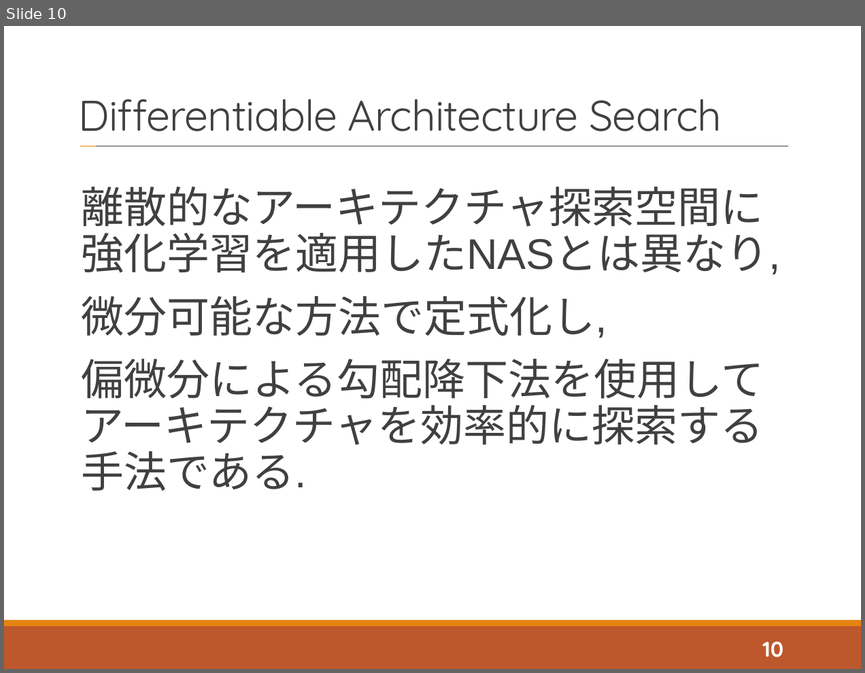
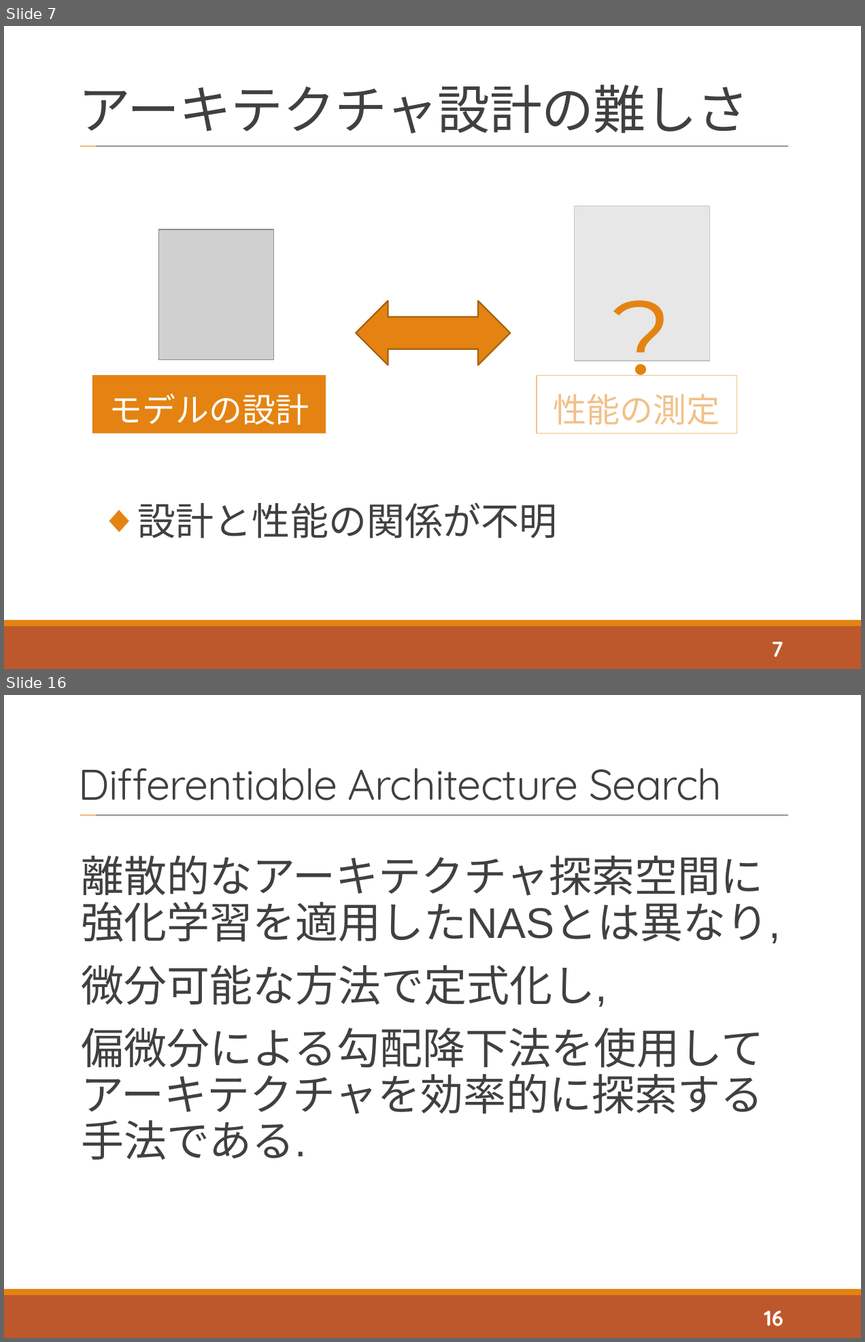
Before and after one commit to tatsuya-sugiyama/WeeklyReport, a slide deck: report/2020後期/2020_2nd_sugiyama.pptx. Shown one above the other, each under a label of ours: slide 10 before the commit, slides 7 and 16 after it; the slides between them are not shown. The pictures are 865x673 and 865x1342 pixels, drawn with LibreOffice and Linux fonts; fonts in the diff are those of the drawing; grey boxes stand for pictures. Boxes give left, top, right and bottom in pixels: in the first picture for what was removed or moved away, otherwise in the second. Text is boxed around its words. In the diff, an @@ line names an element or a change of style, - is before the commit and + after.

```diff
--- a/report/2020後期/2020_2nd_sugiyama.pptx
+++ b/report/2020後期/2020_2nd_sugiyama.pptx
@@ slide 7 added at (4, 26, 861, 669), background #FFFFFF; not listed: 4 template elements that a slide beside it also shows @@
@@ title added at (79, 84, 749, 133), 44 pt, text #404040 @@
+アーキテクチャ設計の難しさ
@@ rectangle added at (512, 184, 762, 444), fill #FFFFFF at 50% opacity @@
@@ picture added at (574, 206, 709, 361) @@
@@ picture added at (159, 229, 274, 359) @@
@@ text added at (593, 265, 692, 401), 88 pt, text #E48312 @@
+?
@@ left right arrow added at (356, 301, 509, 365), fill #E48312, outline #A9610D 1.25 pt @@
@@ rectangle added at (92, 375, 326, 433), fill #E48312, 28 pt, text #FFFFFF @@
+モデルの設計
@@ rectangle added at (536, 375, 736, 432), outline #E48312 0.75 pt, 28 pt, text #E48312 @@
+性能の測定
@@ text added at (138, 503, 557, 538), 32 pt, text #404040 @@
+  ◆ 設計と性能の関係が不明
@@ page number added at (771, 641, 783, 656), 18 pt, text #FFFFFF, bold @@
+7
@@ what was slide 10 is now slide 16 @@
@@ page number at (764, 1310, 783, 1326): text changed @@
-10
+16
```
Also in this commit, not shown: 11 slides changed, 7 other slides added, 2 other files.
